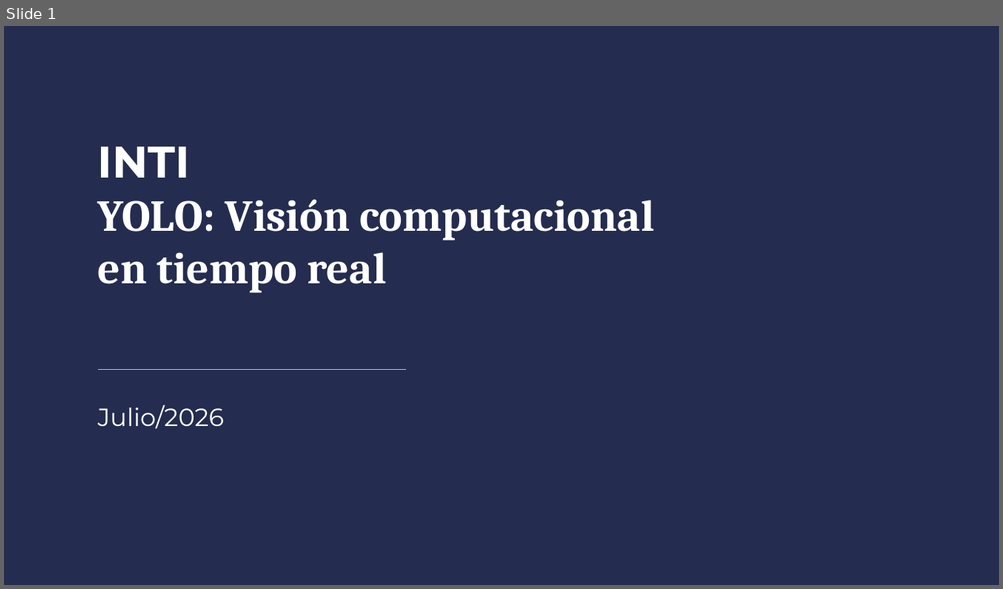
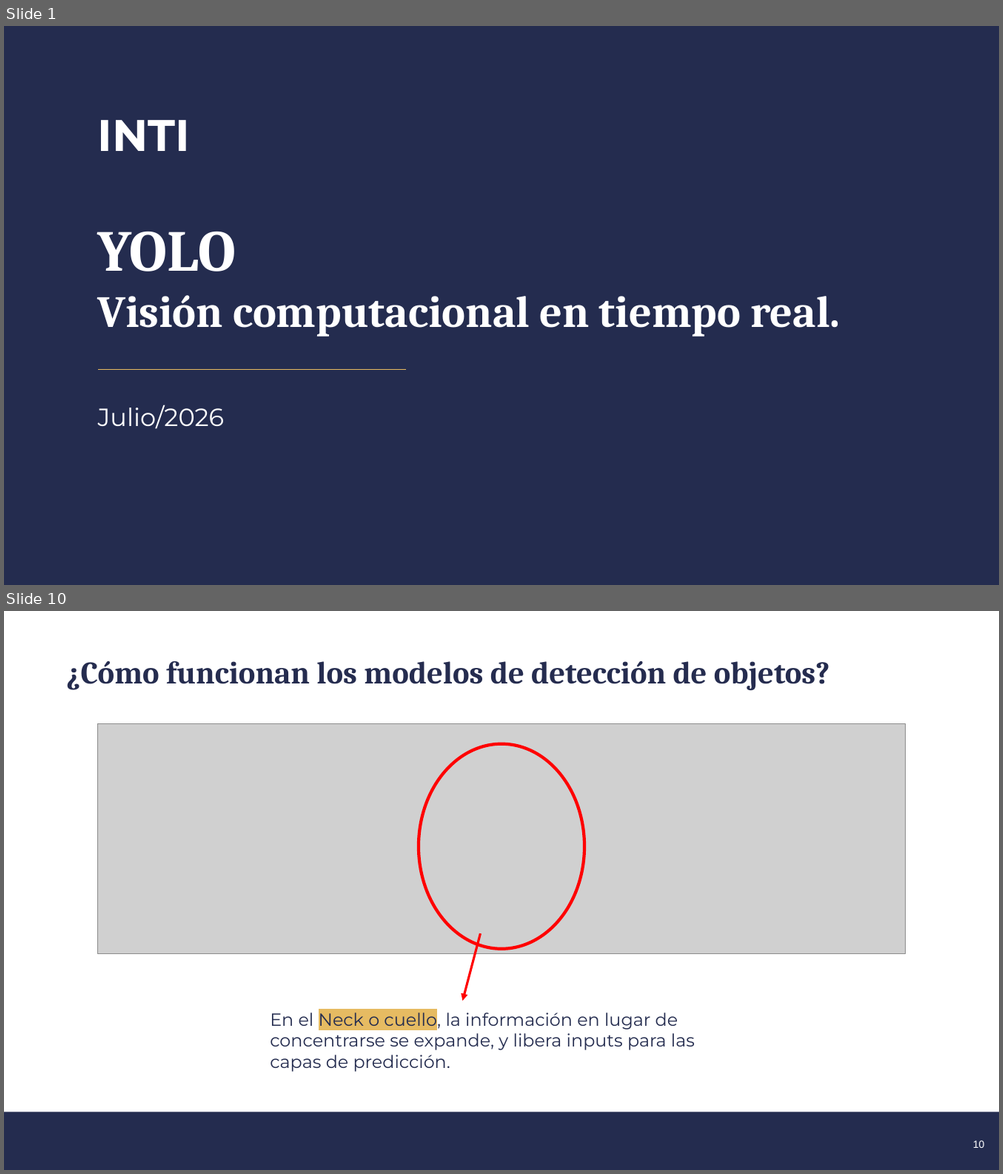
Before and after one commit to Piquelin/curso_yolo, a slide deck: YOLO_PPT_INTI_2026.pptx. Shown one above the other, each under a label of ours: slide 1 before the commit, slides 1 and 10 after it; the slides between them are not shown. The pictures are 1003x589 and 1003x1174 pixels, drawn with LibreOffice and Linux fonts; fonts in the diff are those of the drawing; grey boxes stand for pictures; background and template pictures are left out. Boxes give left, top, right and bottom in pixels: in the first picture for what was removed or moved away, otherwise in the second. Text is boxed around its words. In the diff, an @@ line names an element or a change of style, - is before the commit and + after.

```diff
--- a/YOLO_PPT_INTI_2026.pptx
+++ b/YOLO_PPT_INTI_2026.pptx
@@ slide 10 added at [4, 611, 999, 1170], background #FFFFFF @@
@@ text added at [66, 661, 830, 691], 30.3 pt, text #252C4F, bold @@
+¿Cómo funcionan los modelos de detección de objetos?
@@ picture added at [98, 723, 905, 954] @@
@@ ellipse added at [419, 743, 584, 949], outline #FF0000 3 pt @@
@@ arrow added from (480, 934) to (463, 1001), #FF0000 2.25 pt @@
@@ text added at [270, 1009, 694, 1072], 17 pt, text #242C4F @@
+En el Neck o cuello, la información en lugar de concentrarse se expande, y libera inputs para las capas de predicción.
@@ rectangle added at [4, 1113, 999, 1170], fill #242C4F @@
@@ page number added at [973, 1141, 984, 1148], 10 pt, text #FFFFFF @@
+10
@@ slide 1 changed as well @@
@@ text "INTI": place and size @@
-text "INTI" at [98, 147, 654, 293]
+text "INTI" at [98, 120, 839, 337]
@@ text at [98, 232, 839, 337]: text changed; size 42.7 to 43 pt @@
-YOLO: Visión computacional
-en tiempo real
+YOLO
+Visión computacional en tiempo real.
```
Also in this commit, not shown: 10 other slides changed, 10 other slides added.
